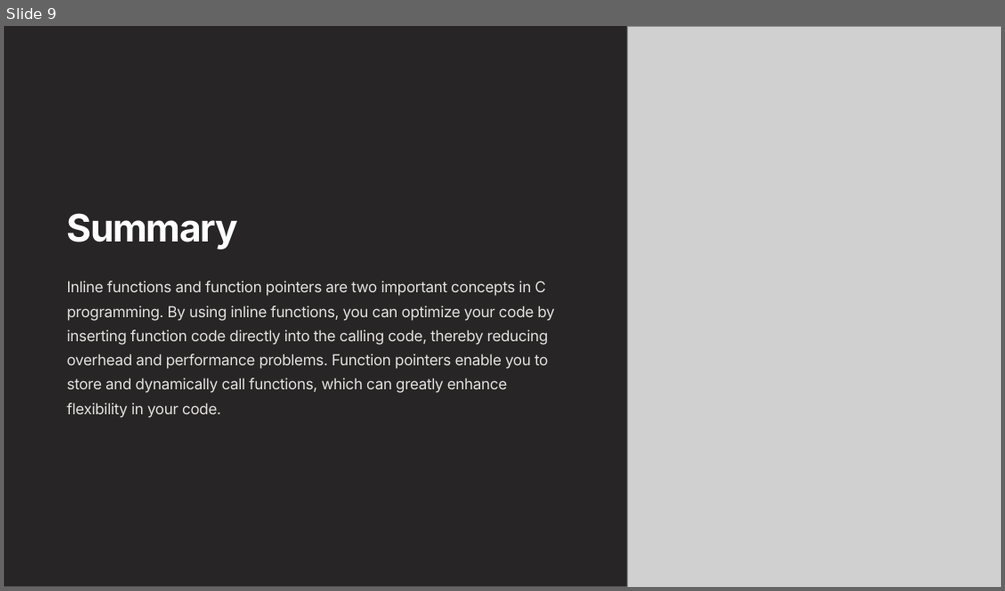
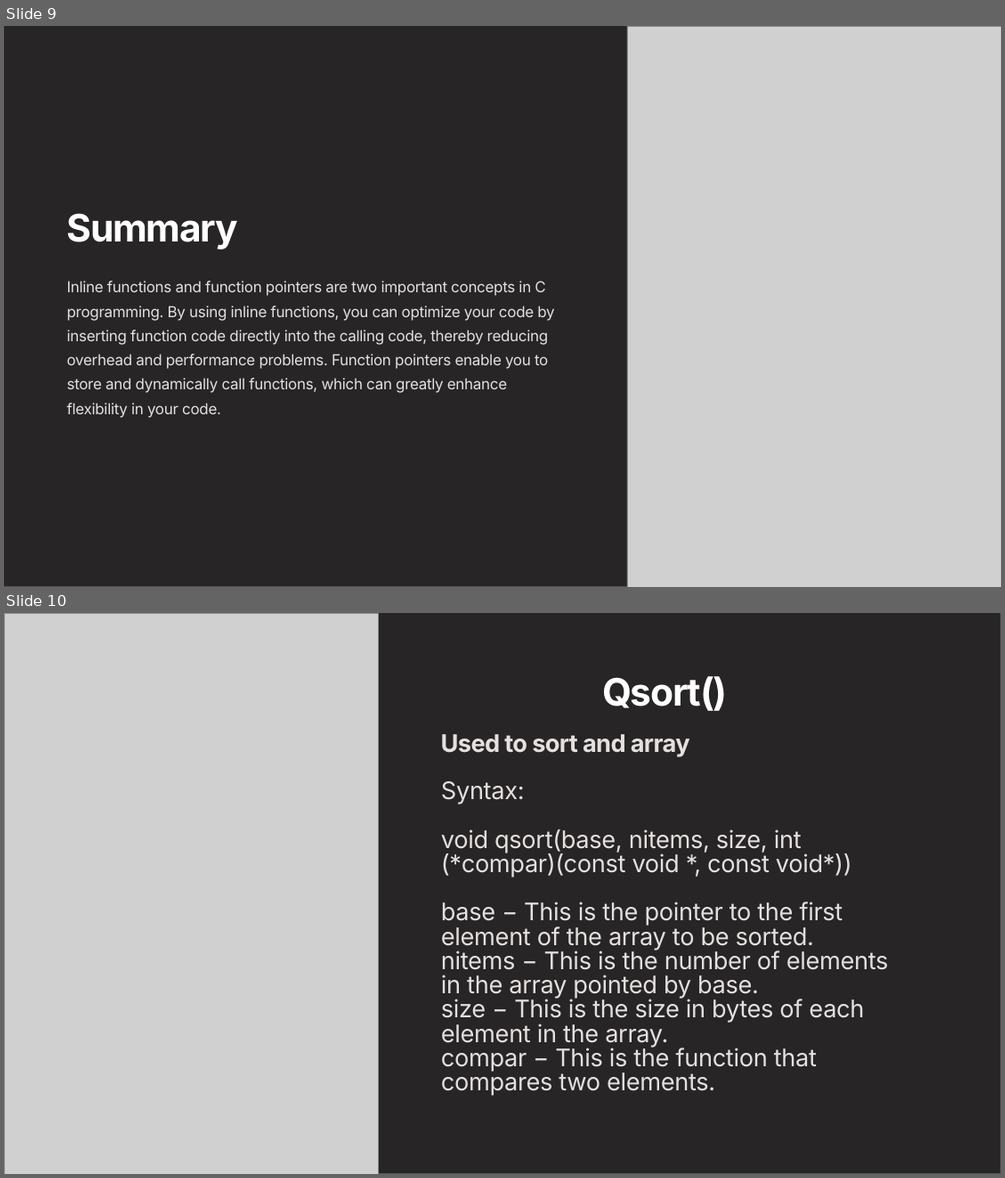
Before and after one commit to user992199/Chitkara_August_G8, a slide deck: Introduction-to-Inline-Functions-and-Function-Pointers-in-C.pptx. Shown one above the other, each under a label of ours: slide 9 before the commit, slides 9 and 10 after it. The pictures are 1005x591 and 1005x1178 pixels, drawn with LibreOffice and Linux fonts; fonts in the diff are those of the drawing; grey boxes stand for pictures. Boxes give left, top, right and bottom in pixels: in the first picture for what was removed or moved away, otherwise in the second. Text is boxed around its words. In the diff, an @@ line names an element or a change of style, - is before the commit and + after.

```diff
--- a/Introduction-to-Inline-Functions-and-Function-Pointers-in-C.pptx
+++ b/Introduction-to-Inline-Functions-and-Function-Pointers-in-C.pptx
@@ slide 10 added at (4,613,1001,1174), background #FFFFFF @@
@@ rectangle added at (4,613,1001,1174), fill #272525, outline #565151 1.09 pt @@
@@ picture added at (4,613,378,1174) @@
@@ text added at (602,676,728,711), 43.8 pt, text #FFFFFF, bold @@
+Qsort()
@@ text added at (441,734,690,757), 28 pt, text #E5E0DF, bold @@
+Used to sort and array
@@ text added at (441,781,889,1095), 28 pt, text #E5E0DF @@
+Syntax:
+void qsort(base, nitems, size, int (*compar)(const void *, const void*))
+base − This is the pointer to the first element of the array to be sorted.
+nitems − This is the number of elements in the array pointed by base.
+size − This is the size in bytes of each element in the array.
+compar − This is the function that compares two elements.
```
Also in this commit, not shown: 1 slide changed, 1 other slide added, 5 other files.
